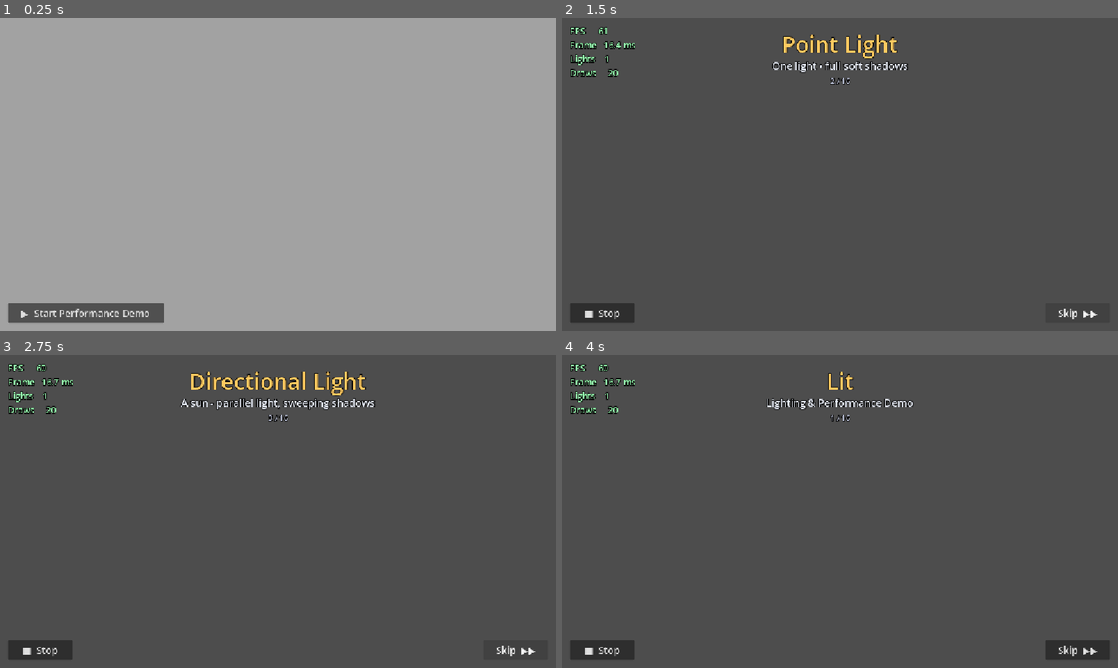
Above: before the commit, frames 1-4 (two rows, left to right).
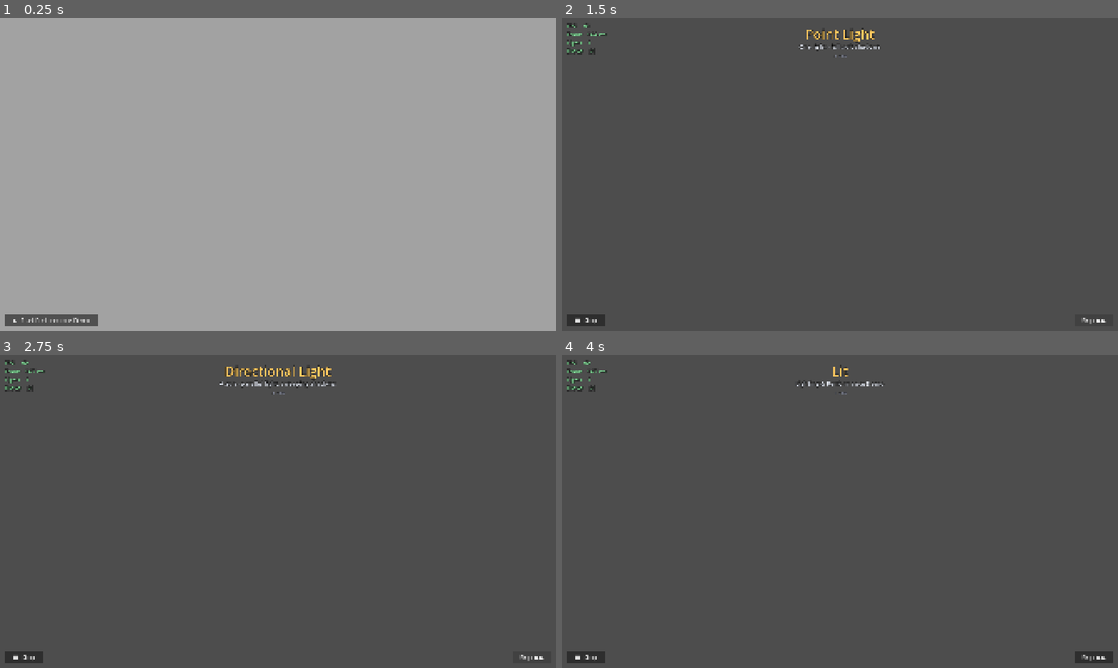
Above: after the commit, the same moments.

Repository: shawndeprey/lit
Game: Godot game, scene res://Test/Test.tscn
The game is run twice, just before and just after one commit, with the same random seed, the same clock (stepped at 60 frames per second) and the same inputs.
Inputs:
- Up to frame 1 (0.25 s): no input
- Up to frame 2 (1.5 s): click "▶ Start Performance Demo" at 0.5 s; click "Skip ▶▶" at 1.25 s
- Up to frame 3 (2.75 s): click "Skip ▶▶" at 2 s
- Up to frame 4 (4 s): click "■ Stop" at 2.75 s; click "▶ Start Performance Demo" at 3.5 s

The runs differ from the first frame. In frame 1, 1.6% of the frame differs, in the area x 0-30%, y 91-99%; in frame 2, 2.8%; in frame 3, 3.5%, in the area x 0-98%, y 1-99%; in frame 4, 2.9%.

Commit message:
Screen size default to 1920x1080

Diff:
--- a/project.godot
+++ b/project.godot
@@ -12,7 +12,7 @@
 
 config/name="Lit"
 run/main_scene="uid://dnpho6vflpb77"
-config/features=PackedStringArray("4.7", "Forward Plus")
+config/features=PackedStringArray("4.6", "Forward Plus")
 boot_splash/bg_color=Color(0, 0, 0, 1)
 config/icon="uid://b7egrpryv4f3y"
 
@@ -22,6 +22,8 @@
 
 [display]
 
+window/size/viewport_width=1920
+window/size/viewport_height=1080
 window/stretch/mode="canvas_items"
 window/stretch/aspect="expand"
 
